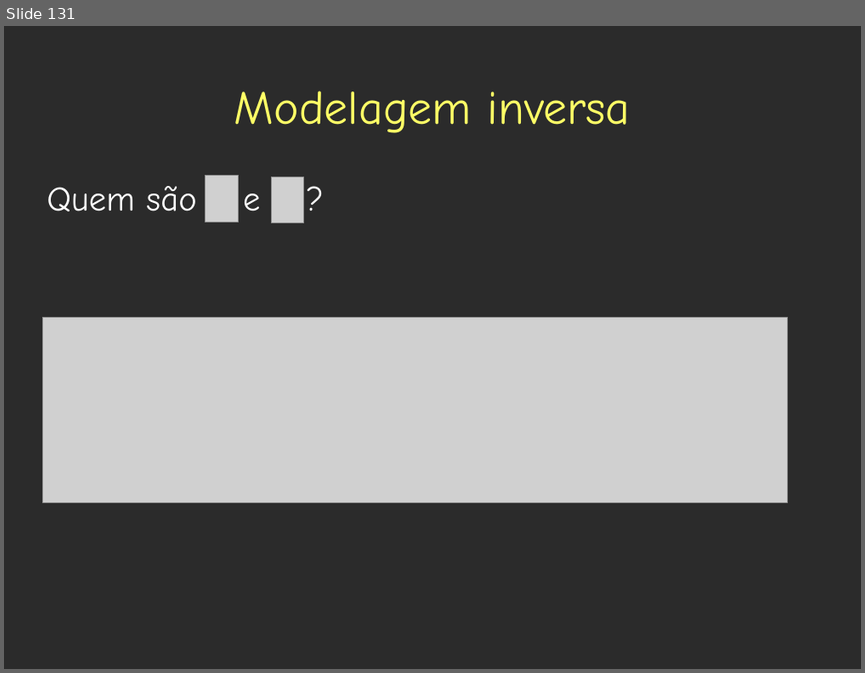
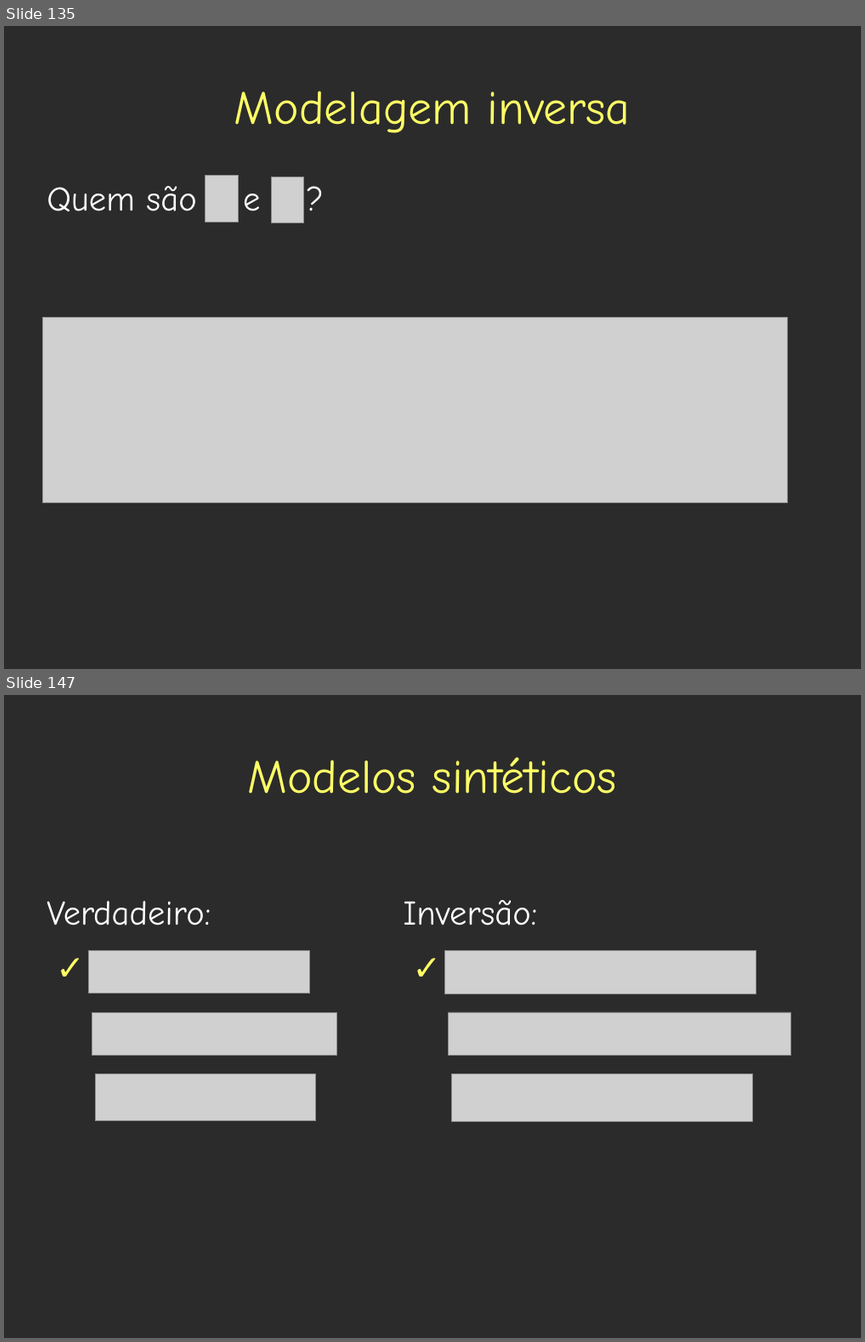
Before and after one commit to leouieda/geothermics, a slide deck: presentations/base_litosfera/estado_termico_lito_subcrustal.odp. Shown one above the other, each under a label of ours: slide 131 before the commit, slides 135 and 147 after it; the slides between them are not shown. The pictures are 865x673 and 865x1342 pixels, drawn with LibreOffice and Linux fonts; fonts in the diff are those of the drawing; grey boxes stand for pictures; background and template pictures are left out; a plain dark background stands for a picture behind light text. Boxes give left, top, right and bottom in pixels: in the first picture for what was removed or moved away, otherwise in the second. Text is boxed around its words. In the diff, an @@ line names an element or a change of style, - is before the commit and + after.

Commit message:
Started presentation on VBA model

```diff
--- a/presentations/base_litosfera/estado_termico_lito_subcrustal.odp
+++ b/presentations/base_litosfera/estado_termico_lito_subcrustal.odp
@@ slide 147 added at [4,695,861,1338], background picture (left out) @@
@@ title added at [248,757,617,794], 44 pt, text #FFFF66 @@
+Modelos sintéticos
@@ text added at [46,901,211,925], 32 pt, text #FFFFFF @@
+Verdadeiro:
@@ text added at [403,900,537,925], 32 pt, text #FFFFFF @@
+Inversão:
@@ picture added at [89,951,309,993] @@
@@ picture added at [446,951,756,993] @@
@@ picture added at [92,1012,336,1055] @@
@@ picture added at [448,1012,791,1055] @@
@@ picture added at [95,1073,316,1121] @@
@@ picture added at [451,1073,752,1122] @@
@@ what was slide 131 is now slide 135 @@
```
Also in this commit, not shown: 3 slides changed, 24 other slides added, 23 other files.
